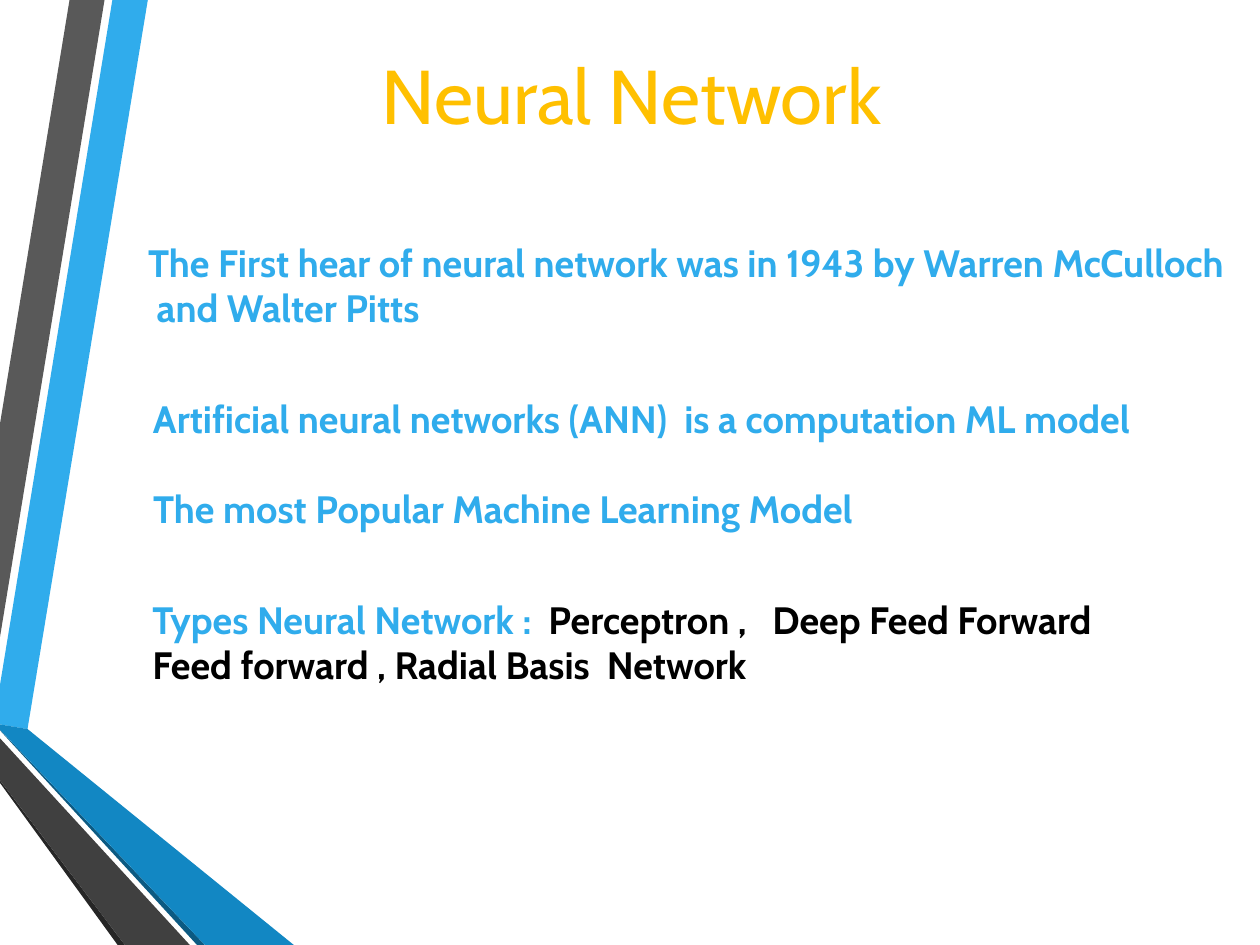
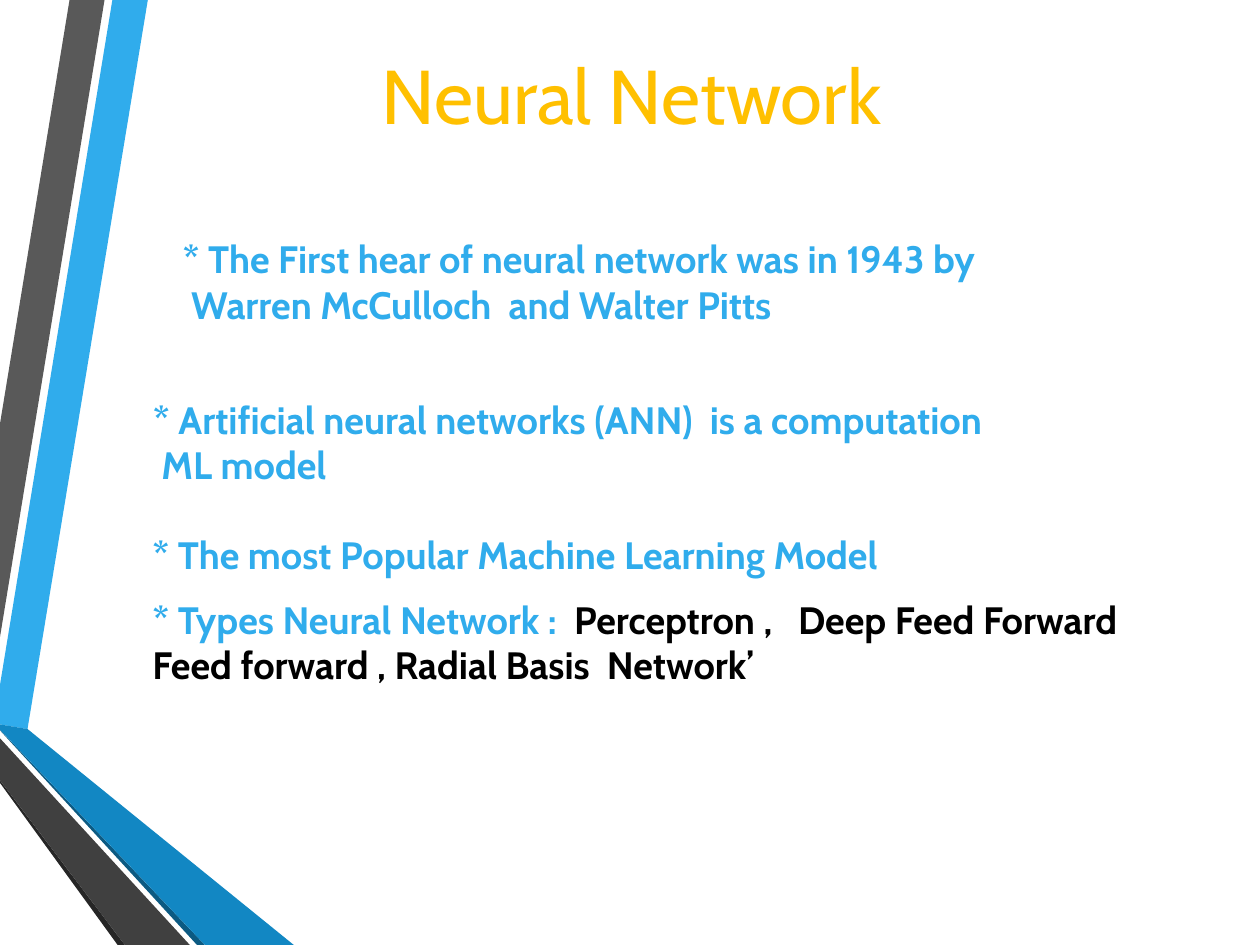
Before and after one commit to farouqBenarous/Neural_network_Breast_Cancer_Diagnostic, a slide deck: slide 7 of presantation.odp. Drawn at 1260x945 pixels with LibreOffice and Linux fonts; fonts in the diff are those of the drawing; background and template pictures are left out. Boxes give left, top, right and bottom in pixels: in the first picture for what was removed or moved away, otherwise in the second. Text is boxed around its words. In the diff, an @@ line names an element or a change of style, - is before the commit and + after.

```diff
--- a/presantation.odp
+++ b/presantation.odp
@@ text at [191, 244, 975, 320]: text changed @@
-The First hear of neural network was in 1943 by Warren McCulloch
-and Walter Pitts
+* The First hear of neural network was in 1943 by
+Warren McCulloch and Walter Pitts
@@ text at [161, 405, 982, 480]: text changed @@
-Artificial neural networks (ANN) is a computation ML model
+* Artificial neural networks (ANN) is a computation
+ML model
@@ text at [178, 540, 878, 578]: text changed @@
-The most Popular Machine Learning Model
+* The most Popular Machine Learning Model
@@ text at [152, 605, 1117, 680]: text changed @@
-Types Neural Network : Perceptron , Deep Feed Forward Feed forward , Radial Basis Network
+* Types Neural Network : Perceptron , Deep Feed Forward Feed forward , Radial Basis Network’
```
Also in this commit, not shown: 7 other slides changed, 1 other file.
